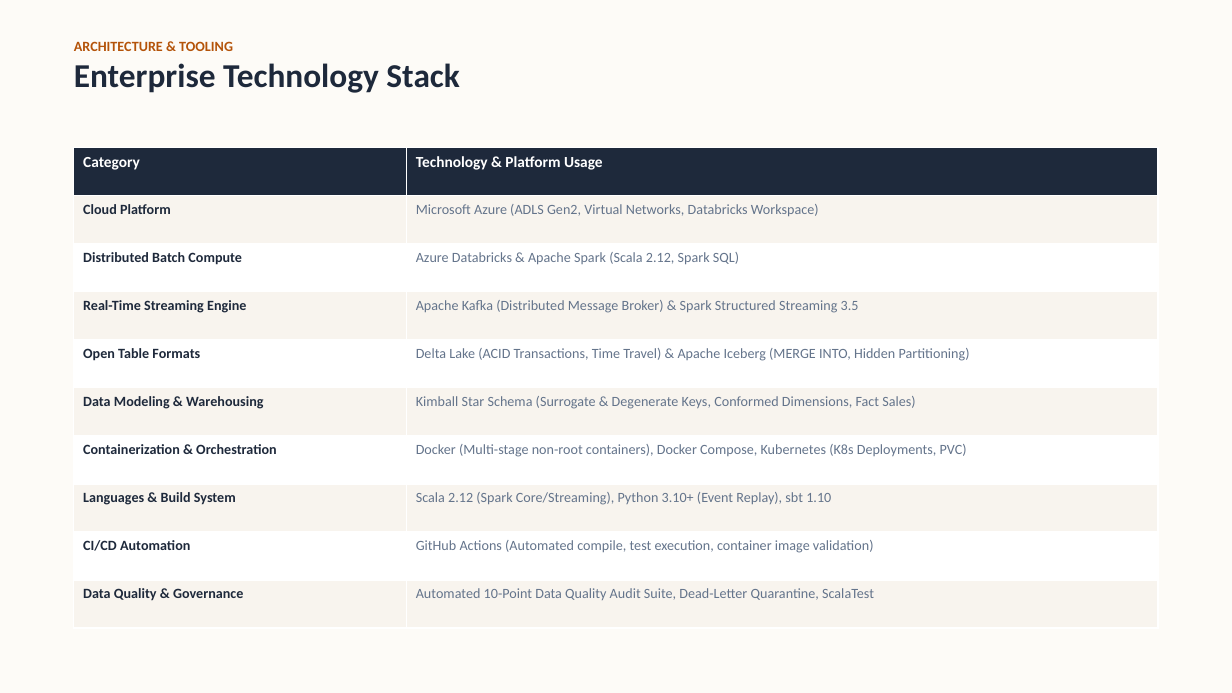
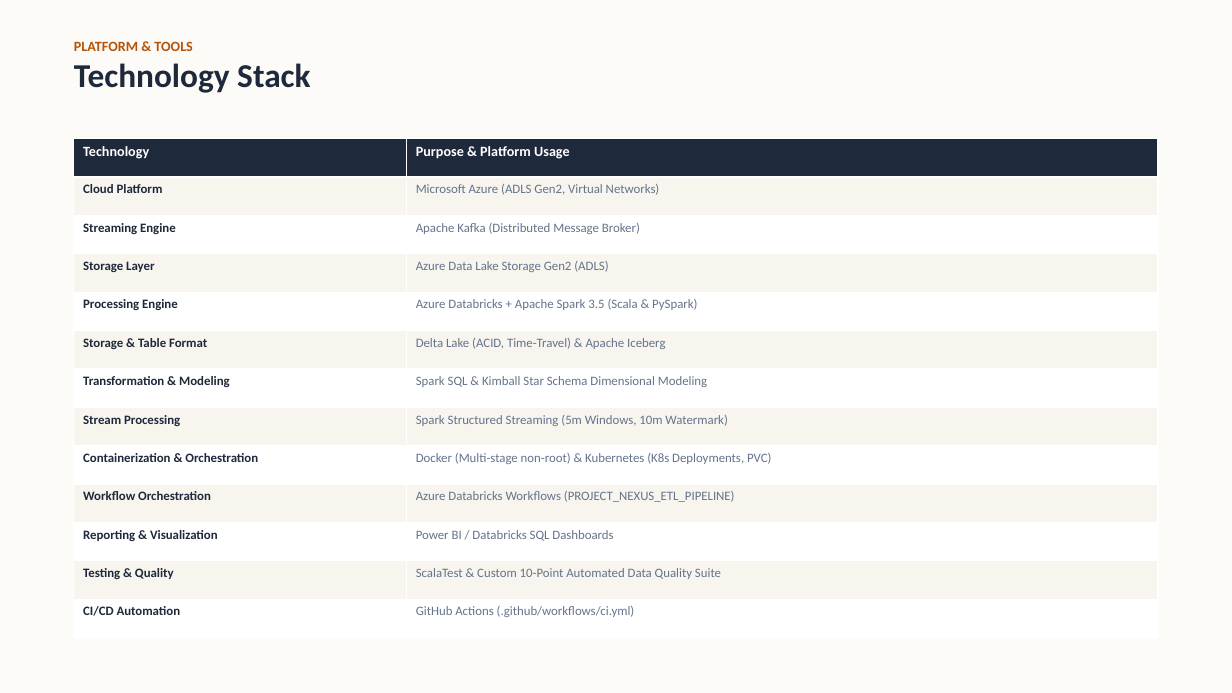
Before and after one commit to Yashchanna/PROJECT_NEXUS_Retail_Intelligence_Real-Time_Data_Analytics, a slide deck: slide 3 of PROJECT_NEXUS_Presentation.pptx. Drawn at 1232x693 pixels with LibreOffice and Linux fonts; fonts in the diff are those of the drawing. Boxes give left, top, right and bottom in pixels: in the first picture for what was removed or moved away, otherwise in the second. Text is boxed around its words. In the diff, an @@ line names an element or a change of style, - is before the commit and + after.

Commit message:
feat: embed high-resolution architecture diagrams, Star Schema ER, and dashboard charts into presentation and README

```diff
--- a/PROJECT_NEXUS_Presentation.pptx
+++ b/PROJECT_NEXUS_Presentation.pptx
@@ text at (x1=74, y1=41, x2=310, y2=93): text changed @@
-ARCHITECTURE & TOOLING
-Enterprise Technology Stack
+PLATFORM & TOOLS
+Technology Stack
@@ table at (x1=74, y1=139, x2=1158, y2=638) @@
-row 1: Category | Technology & Platform Usage
-row 2: Cloud Platform | Microsoft Azure (ADLS Gen2, Virtual Networks, Databricks Workspace)
-row 3: Distributed Batch Compute | Azure Databricks & Apache Spark (Scala 2.12, Spark SQL)
-row 4: Real-Time Streaming Engine | Apache Kafka (Distributed Message Broker) & Spark Structured Streaming 3.5
-row 5: Open Table Formats | Delta Lake (ACID Transactions, Time Travel) & Apache Iceberg (MERGE INTO, Hidden Partitioning)
-row 6: Data Modeling & Warehousing | Kimball Star Schema (Surrogate & Degenerate Keys, Conformed Dimensions, Fact Sales)
-row 7: Containerization & Orchestration | Docker (Multi-stage non-root containers), Docker Compose, Kubernetes (K8s Deployments, PVC)
-row 8: Languages & Build System | Scala 2.12 (Spark Core/Streaming), Python 3.10+ (Event Replay), sbt 1.10
-row 9: CI/CD Automation | GitHub Actions (Automated compile, test execution, container image validation)
-row 10: Data Quality & Governance | Automated 10-Point Data Quality Audit Suite, Dead-Letter Quarantine, ScalaTest
+row 1: Technology | Purpose & Platform Usage
+row 2: Cloud Platform | Microsoft Azure (ADLS Gen2, Virtual Networks)
+row 3: Streaming Engine | Apache Kafka (Distributed Message Broker)
+row 4: Storage Layer | Azure Data Lake Storage Gen2 (ADLS)
+row 5: Processing Engine | Azure Databricks + Apache Spark 3.5 (Scala & PySpark)
+row 6: Storage & Table Format | Delta Lake (ACID, Time-Travel) & Apache Iceberg
+row 7: Transformation & Modeling | Spark SQL & Kimball Star Schema Dimensional Modeling
+row 8: Stream Processing | Spark Structured Streaming (5m Windows, 10m Watermark)
+row 9: Containerization & Orchestration | Docker (Multi-stage non-root) & Kubernetes (K8s Deployments, PVC)
+row 10: Workflow Orchestration | Azure Databricks Workflows (PROJECT_NEXUS_ETL_PIPELINE)
+row 11: Reporting & Visualization | Power BI / Databricks SQL Dashboards
+row 12: Testing & Quality | ScalaTest & Custom 10-Point Automated Data Quality Suite
+row 13: CI/CD Automation | GitHub Actions (.github/workflows/ci.yml)
@@ table resized from (x1=74, y1=148, x2=1158, y2=628) to (x1=74, y1=139, x2=1158, y2=638) @@
```
Also in this commit, not shown: 10 other slides changed, 9 slides added, 9 slides removed, 8 other files.
